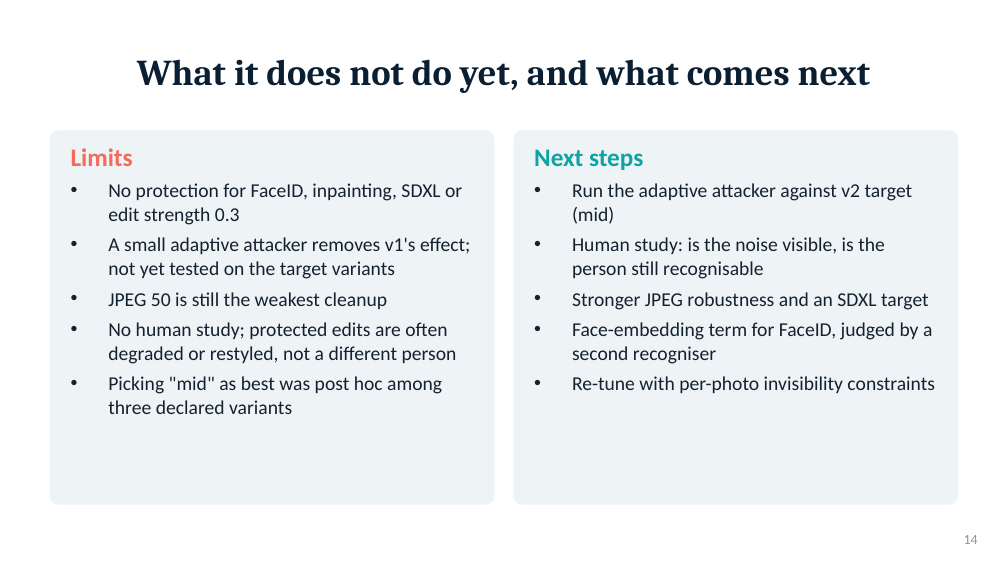
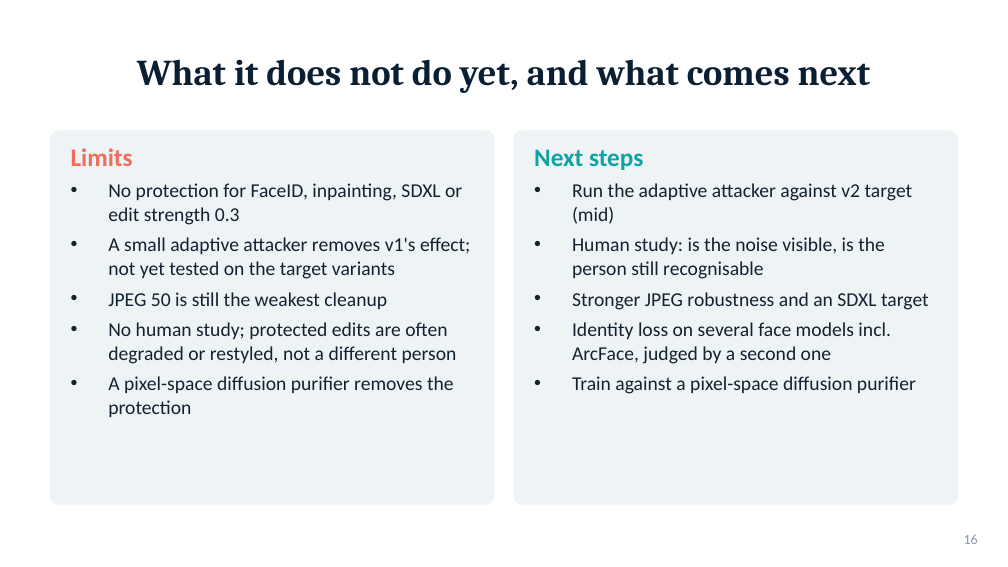
Before and after one commit to Project-DiffShield/DiffShield, a slide deck: slide 16 of reports/DiffShield_v2_presentation.pptx (slide 14 before the commit). Drawn at 1008x567 pixels with LibreOffice and Linux fonts; fonts in the diff are those of the drawing. Boxes give left, top, right and bottom in pixels: in the first picture for what was removed or moved away, otherwise in the second. Text is boxed around its words. In the diff, an @@ line names an element or a change of style, - is before the commit and + after.

Commit message:
report and deck: November follow-up (re-tuning with cleaner and denoiser on par, exploration, pixel-space cleaner failure, clean control); DiffPure-style wording; updated limits and next steps

```diff
--- a/reports/DiffShield_v2_presentation.pptx
+++ b/reports/DiffShield_v2_presentation.pptx
@@ text at [572,322,916,394]: text changed @@
-• Face-embedding term for FaceID, judged by a second recogniser
-• Re-tune with per-photo invisibility constraints
+• Identity loss on several face models incl. ArcFace, judged by a second one
+• Train against a pixel-space diffusion purifier
@@ text at [108,376,454,417]: text changed @@
-• Picking "mid" as best was post hoc among three declared variants
+• A pixel-space diffusion purifier removes the protection
@@ text at [964,534,978,544]: text changed @@
-14
+16
```
Also in this commit, not shown: 2 other slides changed, 2 slides added, 1 other file.
